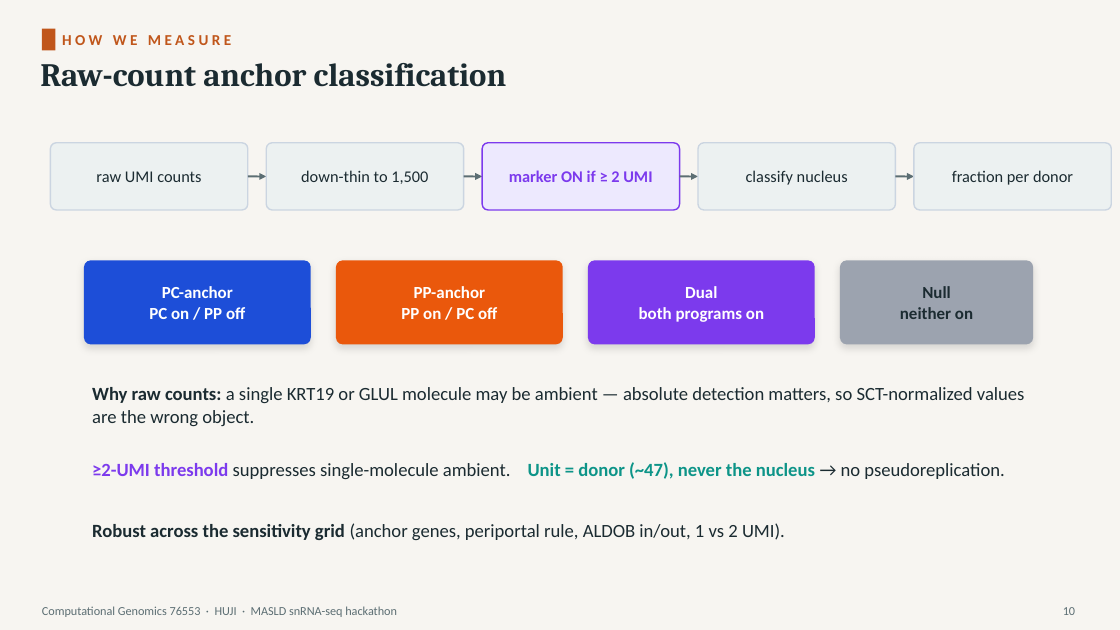
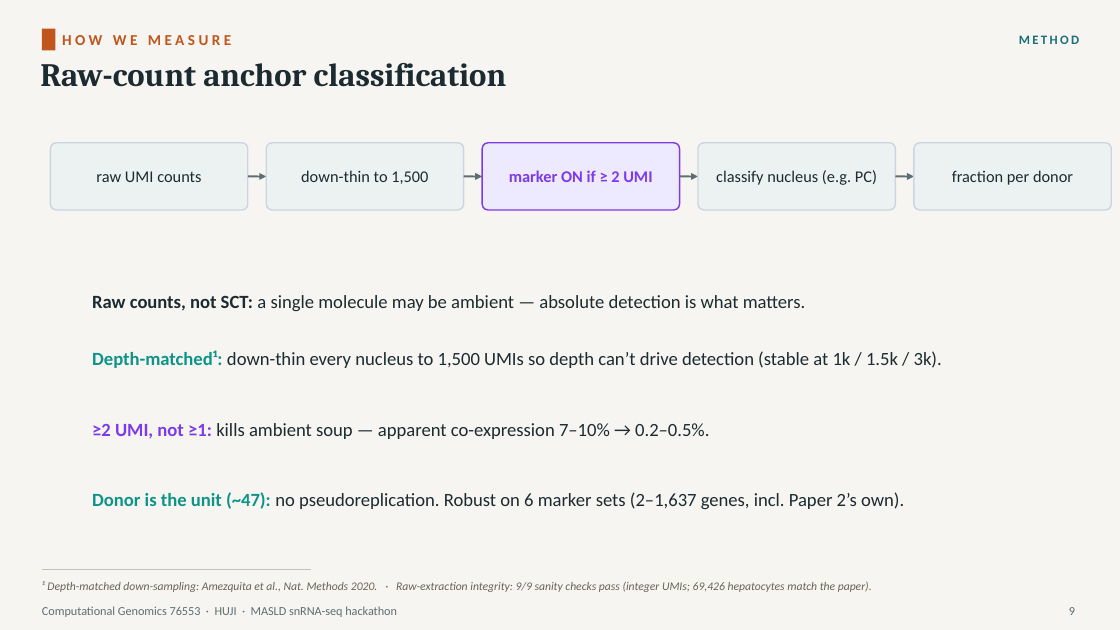
Before and after one commit to roeetekoah/liver-zonation, a slide deck: slide 9 of presentation/MASLD_zonation.pptx (slide 10 before the commit). Drawn at 1120x630 pixels with LibreOffice and Linux fonts; fonts in the diff are those of the drawing. Boxes give left, top, right and bottom in pixels: in the first picture for what was removed or moved away, otherwise in the second. Text is boxed around its words. In the diff, an @@ line names an element or a change of style, - is before the commit and + after.

```diff
--- a/presentation/MASLD_zonation.pptx
+++ b/presentation/MASLD_zonation.pptx
@@ text added at <box>1019,35,1079,44</box>, 11 pt, text #1B6E78, bold @@
+METHOD
@@ text at <box>716,170,877,185</box>: text changed @@
-classify nucleus
+classify nucleus (e.g. PC)
@@ rounded rectangle removed at <box>84,260,311,344</box> @@
@@ rounded rectangle removed at <box>336,260,563,344</box> @@
@@ rounded rectangle removed at <box>588,260,815,344</box> @@
@@ rounded rectangle removed at <box>840,260,1033,344</box> @@
@@ text added at <box>92,295,942,509</box>, 16 pt, text #1B2B31 @@
+Raw counts, not SCT: a single molecule may be ambient — absolute detection is what matters.
+Depth-matched¹: down-thin every nucleus to 1,500 UMIs so depth can’t drive detection (stable at 1k / 1.5k / 3k).
+≥2 UMI, not ≥1: kills ambient soup — apparent co-expression 7–10% → 0.2–0.5%.
+Donor is the unit (~47): no pseudoreplication. Robust on 6 marker sets (2–1,637 genes, incl. Paper 2’s own).
@@ text removed at <box>149,286,245,319</box> @@
-PC-anchor
-PC on / PP off
@@ text removed at <box>401,286,497,319</box> @@
-PP-anchor
-PP on / PC off
@@ text removed at <box>639,286,764,322</box> @@
-Dual
-both programs on
@@ text removed at <box>900,286,973,319</box> @@
-Null
-neither on
@@ text removed at <box>92,387,1025,540</box> @@
-Why raw counts: a single KRT19 or GLUL molecule may be ambient — absolute detection matters, so SCT-normalized values are the wrong object.
-≥2-UMI threshold suppresses single-molecule ambient. Unit = donor (~47), never the nucleus → no pseudoreplication.
-Robust across the sensitivity grid (anchor genes, periportal rule, ALDOB in/out, 1 vs 2 UMI).
@@ line added from (42, 570) to (311, 570), #C9C0B2 0.75 pt @@
@@ text added at <box>42,581,872,592</box>, 10 pt, text #6B6256, italic @@
+¹ Depth-matched down-sampling: Amezquita et al., Nat. Methods 2020. · Raw-extraction integrity: 9/9 sanity checks pass (integer UMIs; 69,426 hepatocytes match the paper).
@@ text at <box>1069,607,1075,615</box>: text changed @@
-10
+9
```
Also in this commit, not shown: 17 other slides changed, 6 slides added, 4 slides removed, 21 other files.
